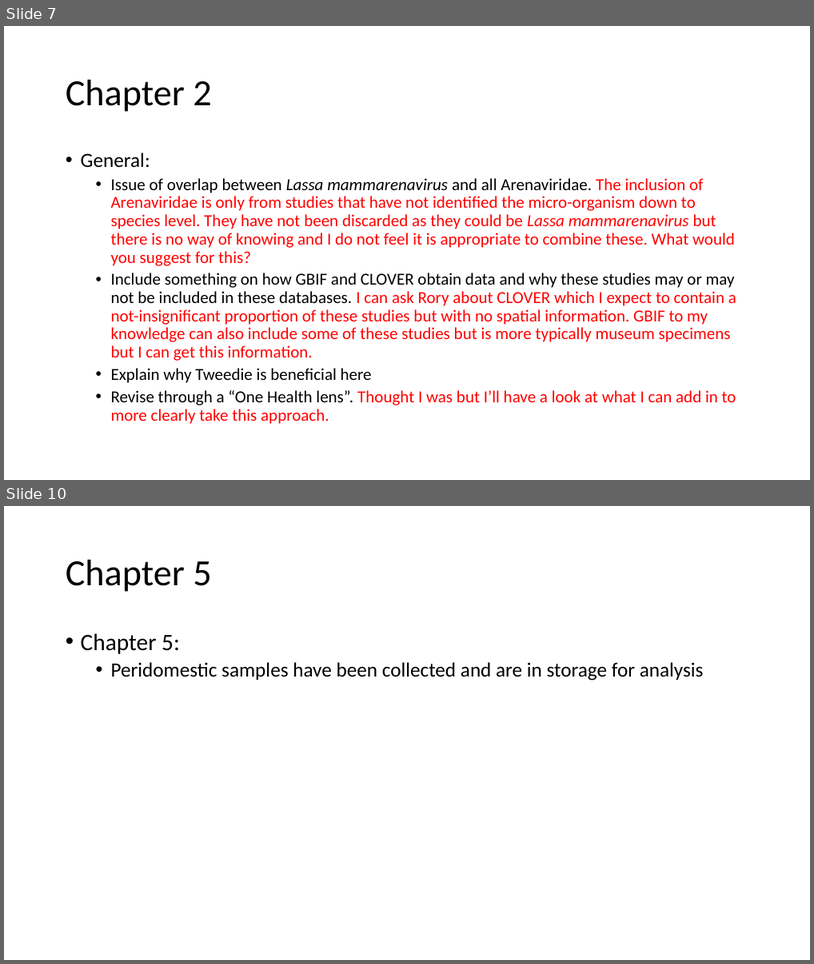
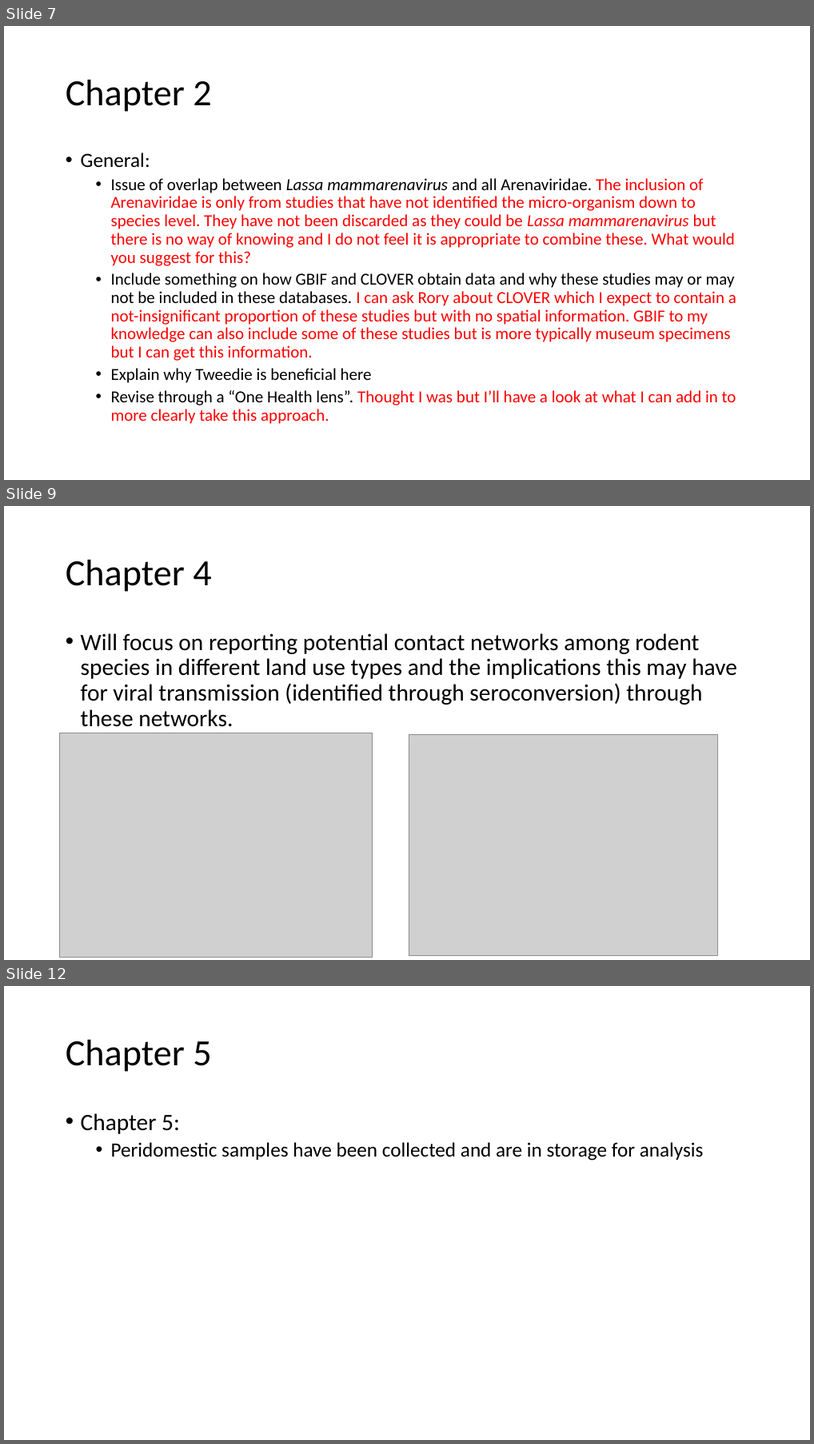
Before and after one commit to DidDrog11/phd_project, a slide deck: reports/supervisor_meeting_update/meeting_presentation_2022-10-27.pptx. Shown one above the other, each under a label of ours: slides 7 and 10 before the commit, slides 7, 9 and 12 after it; the slides between them are not shown. The pictures are 814x964 and 814x1444 pixels, drawn with LibreOffice and Linux fonts; fonts in the diff are those of the drawing; grey boxes stand for pictures. Boxes give left, top, right and bottom in pixels: in the first picture for what was removed or moved away, otherwise in the second. Text is boxed around its words. In the diff, an @@ line names an element or a change of style, - is before the commit and + after.

```diff
--- a/reports/supervisor_meeting_update/meeting_presentation_2022-10-27.pptx
+++ b/reports/supervisor_meeting_update/meeting_presentation_2022-10-27.pptx
@@ slide 9 added at (4, 506, 810, 960), background #FFFFFF @@
@@ title added at (66, 560, 211, 592), 44 pt, text #000000 @@
+Chapter 4
@@ text added at (81, 633, 738, 727), 28 pt, text #000000 @@
+• Will focus on reporting potential contact networks among rodent species in different land use types and the implications this may have for viral transmission (identified through seroconversion) through these networks.
@@ picture added at (60, 733, 373, 956) @@
@@ picture added at (410, 735, 718, 956) @@
@@ what was slide 10 is now slide 12 @@
```
Also in this commit, not shown: 5 slides changed, 2 other slides added, 2 slides removed, 19 other files.
